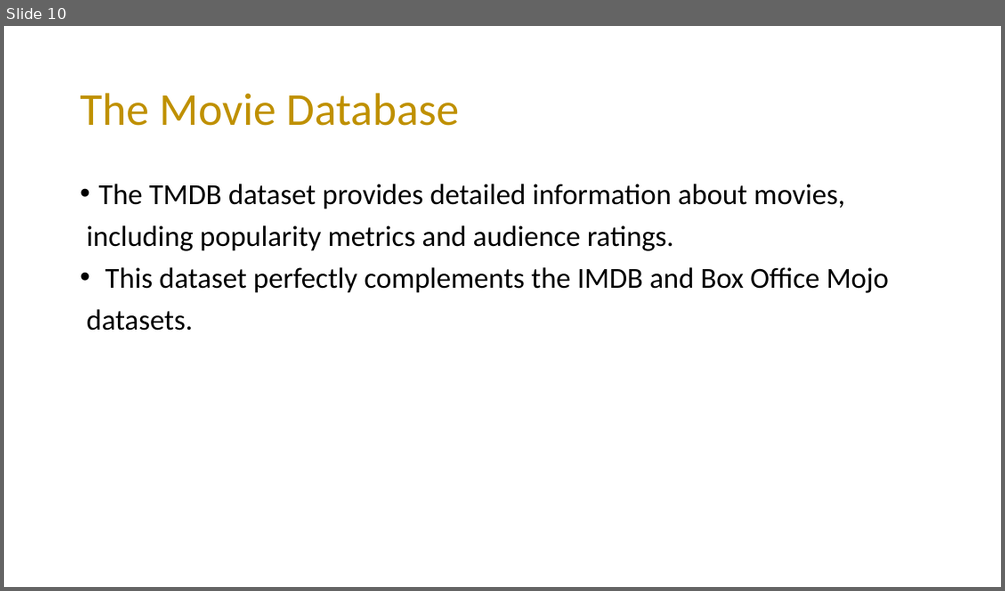
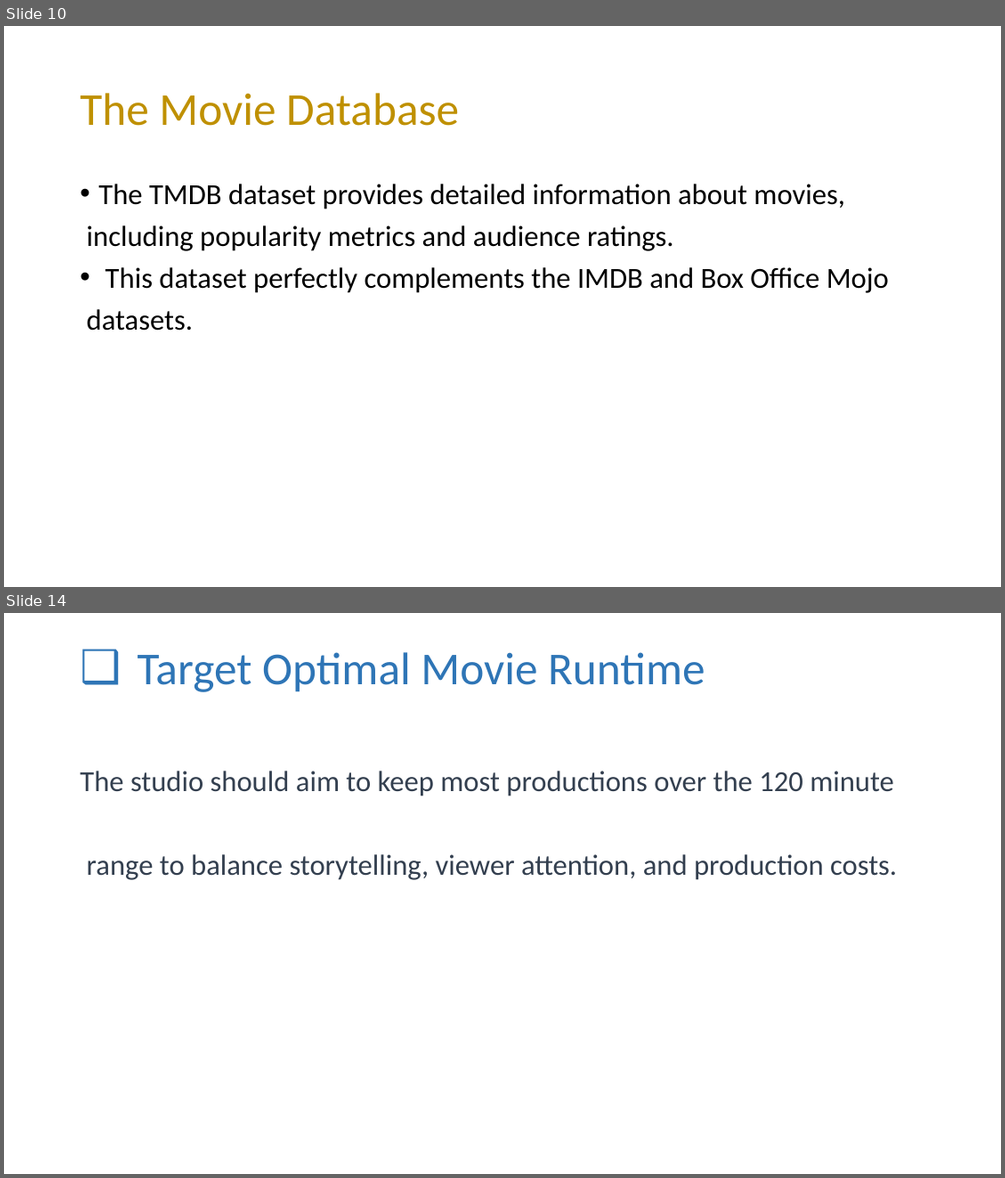
Before and after one commit to mading225/GROUP-6-PROJECT-, a slide deck: project.pptx. Shown one above the other, each under a label of ours: slide 10 before the commit, slides 10 and 14 after it; the slides between them are not shown. The pictures are 1005x591 and 1005x1178 pixels, drawn with LibreOffice and Linux fonts; fonts in the diff are those of the drawing. Boxes give left, top, right and bottom in pixels: in the first picture for what was removed or moved away, otherwise in the second. Text is boxed around its words. In the diff, an @@ line names an element or a change of style, - is before the commit and + after.

```diff
--- a/project.pptx
+++ b/project.pptx
@@ slide 14 added at [4,613,1001,1174], background #FFFFFF @@
@@ title added at [138,652,704,692], 44 pt, text #2E75B6 @@
+❑ Target Optimal Movie Runtime
@@ text added at [80,771,897,880], 28 pt, text #333F50 @@
+The studio should aim to keep most productions over the 120 minute
+range to balance storytelling, viewer attention, and production costs.
```
Also in this commit, not shown: 1 slide changed, 6 other slides added.
